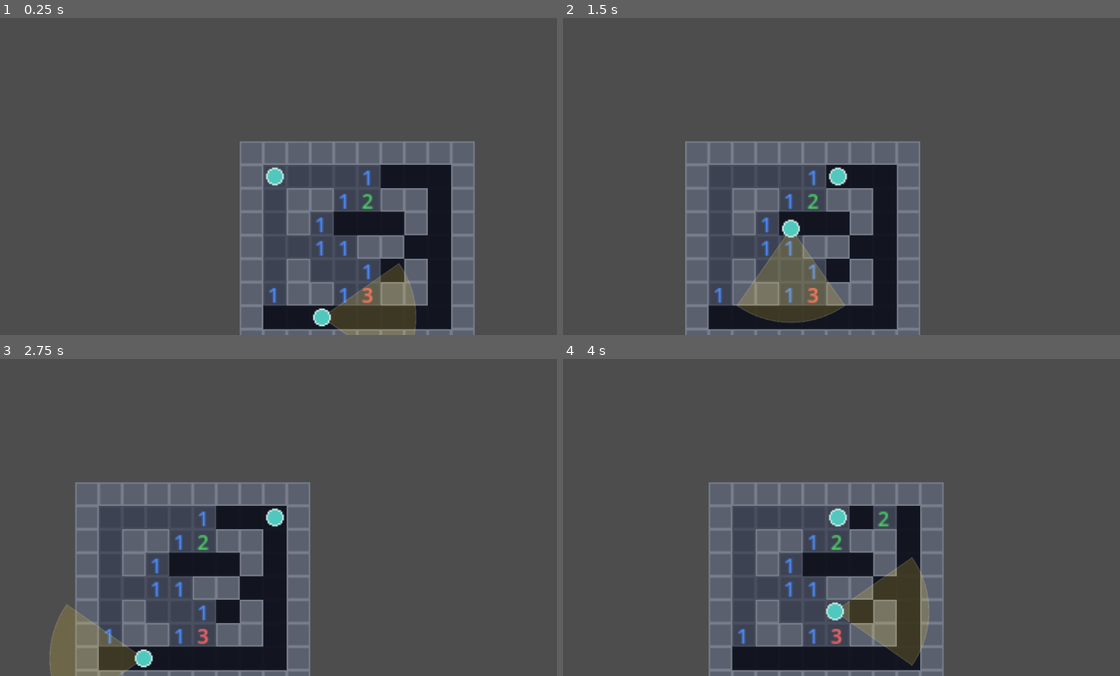
Above: before the commit, frames 1-4 (two rows, left to right).
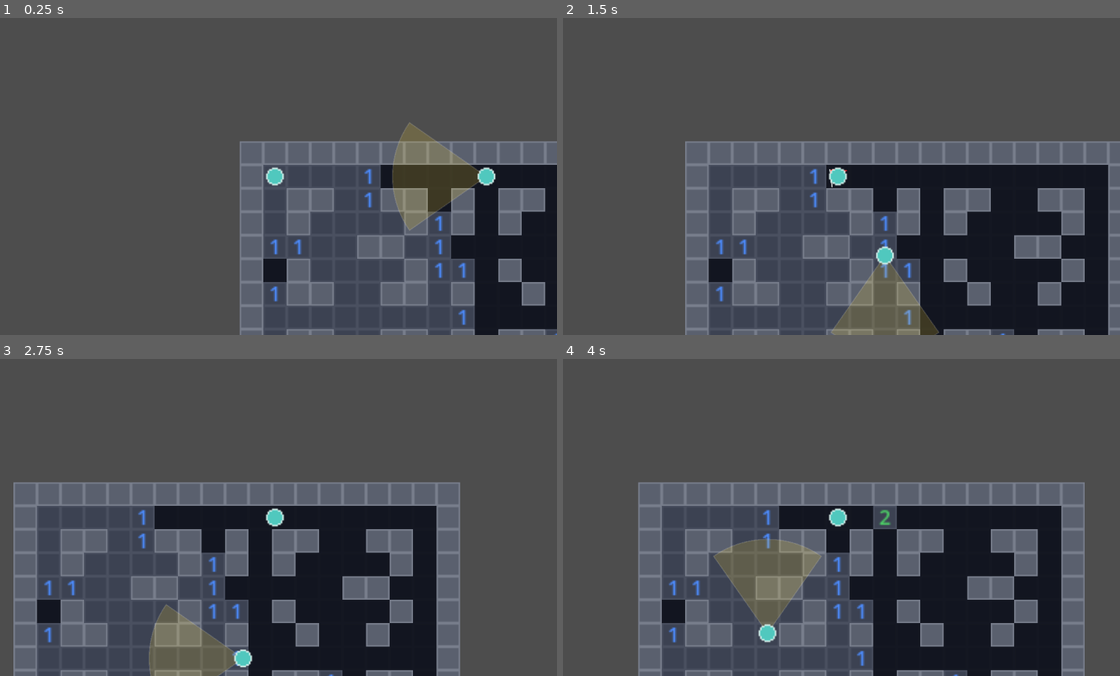
Above: after the commit, the same moments.

Repository: MayraSRS04/Darkfield
Game: Godot game, scene res://scenes/01_juego.tscn
Two runs of this game, one before a commit and one after it. Both use one fixed random seed, a clock stepped at 60 frames per second and the inputs below. This scene is started directly instead of the project's main scene.
Inputs:
- Up to frame 1 (0.25 s): no input
- Up to frame 2 (1.5 s): tap Enter at 0.5 s; hold Right (ui_right) 0.53-1.28 s; tap F at 0.6, 1.35 s; tap Space at 0.77 s; hold Down (ui_down) from 1.28 s (still down)
- Up to frame 3 (2.75 s): tap Space at 1.52 s; release Down (ui_down) at 2.03 s; hold Right (ui_right) from 2.03 s (still down); tap F at 2.1 s
- Up to frame 4 (4 s): release Right (ui_right) at 2.78 s; hold Up (ui_up) 2.78-3.53 s; tap F at 2.85, 3.6 s; tap Space at 3.02, 3.77 s; hold Left (ui_left) from 3.53 s (still down)

The runs differ from the first frame. In frame 1, 20% of the frame differs, in the area x 47-100%, y 32-100%; in frame 2, 32%; in frame 3, 36%; in frame 4, 37%, in the area x 13-94%, y 38-100%.

Commit message:
mejorando mapa, añadiendo iconos de bandera y bomba

Diff:
--- a/scenes/juego.gd
+++ b/scenes/juego.gd
@@ -17,22 +17,28 @@
 
 func _ready() -> void:
 	var layout := [
-		"##########",
-		"#........#",
-		"#.##..##.#",
-		"#.#....#.#",
-		"#....##..#",
-		"#.#....#.#",
-		"#.##..##.#",
-		"#........#",
-		"##########",
+		"###################",
+		"#.................#",
+		"#.##..##.#.##..##.#",
+		"#.#....#.#.#....#.#",
+		"#....##.......##..#",
+		"#.#....#...#....#.#",
+		"#.##..##.#..#..#..#",
+		"#.................#",
+		"#.##..##.#.##..##.#",
+		"#.#....#.#.#....#.#",
+		"#....##.......##..#",
+		"#.#....#...#....#.#",
+		"#.##..##.#..#..#..#",
+		"#.................#",
+		"###################",
 	]
 	mapa = Mapa.new()
 	mapa.cargar(layout)
 
 	tablero = Tablero.new(mapa.filas, mapa.columnas)
 	tablero.marcar_bloqueadas(mapa.celdas_pared())
-	tablero.colocar_minas(8, Vector2i(1, 1), mapa.celdas_caminables())
+	tablero.colocar_minas(20, Vector2i(1, 1), mapa.celdas_caminables())
 
 	_pintar_mapa()
 
@@ -93,11 +99,11 @@
 			var color := Color.WHITE
 
 			if celda["abanderada"]:
-				texto = "⚑"
+				texto = "🚩"
 				color = Color(1.0, 0.3, 0.3)
 			elif celda["revelada"]:
 				if celda["mina"]:
-					texto = "✦"
+					texto = "💣"
 					color = Color(1.0, 0.2, 0.2)
 				elif celda["numero"] > 0:
 					texto = str(celda["numero"])
@@ -133,9 +139,15 @@
 	etiqueta.text = texto
 	etiqueta.add_theme_color_override("font_color", color)
 	etiqueta.add_theme_font_size_override("font_size", 14)
+	etiqueta.size = Vector2(16, 16)
+	etiqueta.set_anchors_and_offsets_preset(Control.PRESET_FULL_RECT)
+	etiqueta.horizontal_alignment = HORIZONTAL_ALIGNMENT_CENTER
+	etiqueta.vertical_alignment = VERTICAL_ALIGNMENT_CENTER
 	var pos := suelo.map_to_local(Vector2i(col, fila))
-	etiqueta.position = pos - Vector2(5, 9)
+	etiqueta.position = pos - etiqueta.size / 2
+
 	overlay.add_child(etiqueta)
+
 
 func _celda_del_jugador() -> Vector2i:
 	var celda := suelo.local_to_map(jugador.position)
